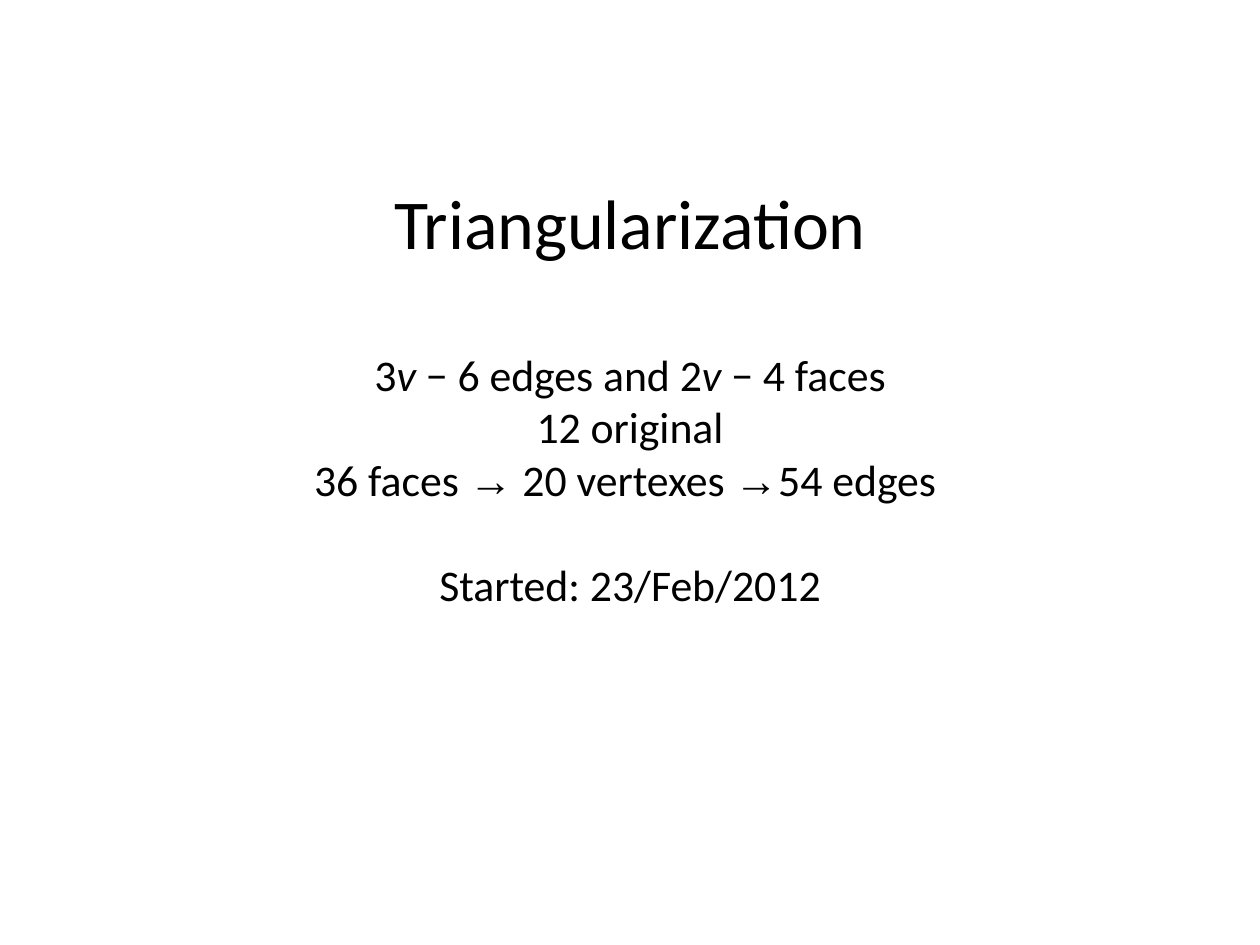
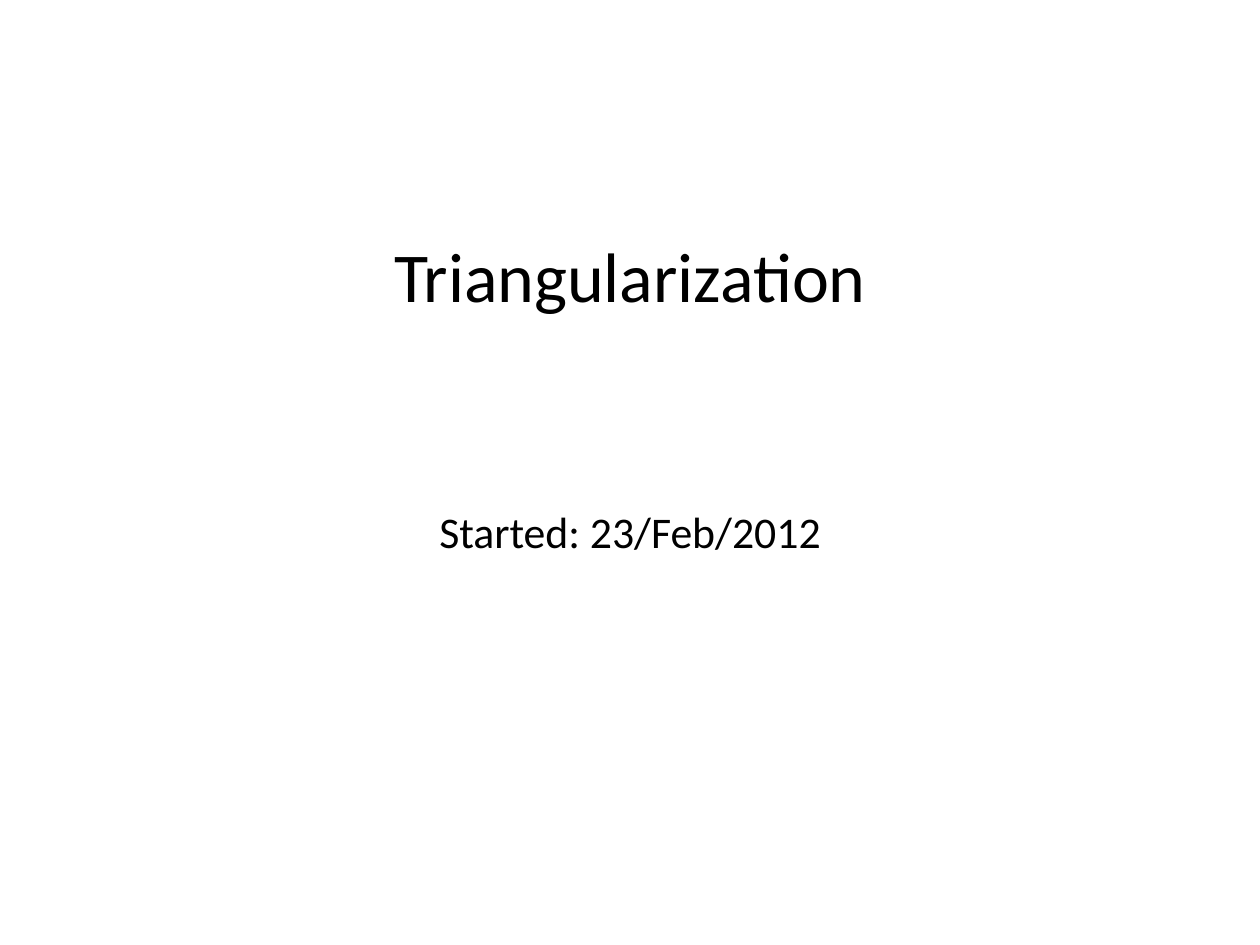
Before and after one commit to stefanutti/maps-coloring-java, a slide deck: slide 28 of ct/ct-docs/cahit-spiral-chains/spiral-chains.ppt. Drawn at 1260x945 pixels with LibreOffice and Linux fonts; fonts in the diff are those of the drawing. Boxes give left, top, right and bottom in pixels: in the first picture for what was removed or moved away, otherwise in the second. Text is boxed around its words. In the diff, an @@ line names an element or a change of style, - is before the commit and + after.

```diff
--- a/ct/ct-docs/cahit-spiral-chains/spiral-chains.ppt
+++ b/ct/ct-docs/cahit-spiral-chains/spiral-chains.ppt
@@ title at (394,253,866,550): text changed @@
-Triangularization
-3v − 6 edges and 2v − 4 faces
-12 original
-36 faces → 20 vertexes →54 edges
-Started: 23/Feb/2012
+Triangularization
+Started: 23/Feb/2012
```
Also in this commit, not shown: 4 other slides changed, 1 slide added, 1 slide removed, 25 other files.
